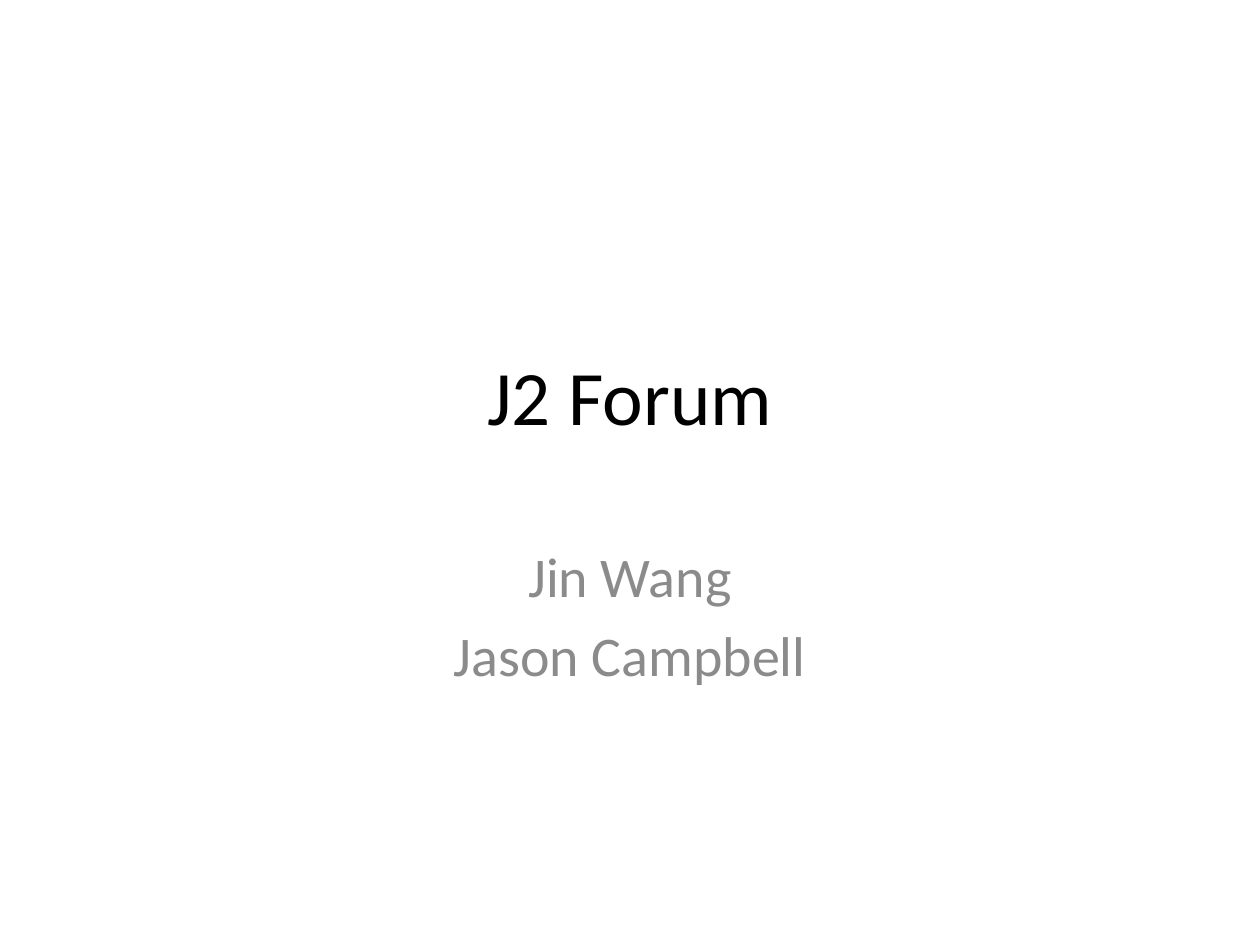
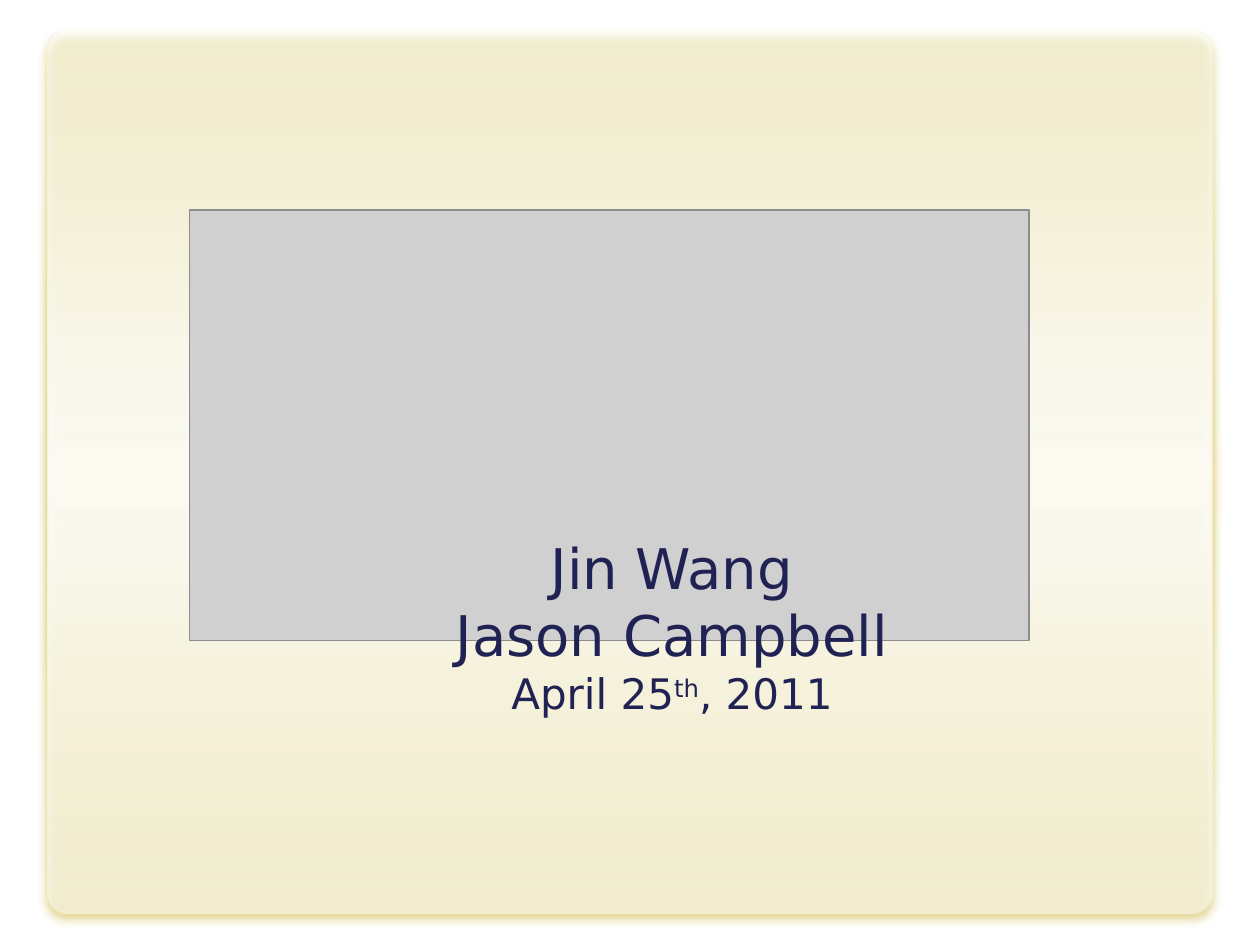
Before and after one commit to yokeholy/jin-jason-forum, a slide deck: slide 1 of J2_Forum.pptx. Drawn at 1260x945 pixels with LibreOffice and Linux fonts; fonts in the diff are those of the drawing; grey boxes stand for pictures; background and template pictures are left out. Boxes give left, top, right and bottom in pixels: in the first picture for what was removed or moved away, otherwise in the second. Text is boxed around its words. In the diff, an @@ line names an element or a change of style, - is before the commit and + after.

```diff
--- a/J2_Forum.pptx
+++ b/J2_Forum.pptx
@@ rounded rectangle added at <box>48,32,1213,914</box>, fill gradient #FFFFFF @@
@@ picture added at <box>189,210,1028,641</box> @@
@@ title removed at <box>487,375,772,426</box> @@
-J2 Forum
@@ subtitle "Jin Wang": place and size @@
-subtitle "Jin Wang" at <box>454,558,806,685</box>
+subtitle "Jin Wang" at <box>456,546,888,718</box>
@@ subtitle "Jin Wang" at <box>456,546,888,718</box>: vertical alignment top to bottom @@
@@ subtitle at <box>456,546,888,668</box>: font Calibri to DejaVu Sans, text colour #8C8C8C to #202353 in "Jin Wang", "Jason Campbell"; less space between paragraphs @@
@@ subtitle at <box>511,677,833,718</box>: paragraph added @@
+April 25th, 2011
```
Also in this commit, not shown: 8 other slides changed.
